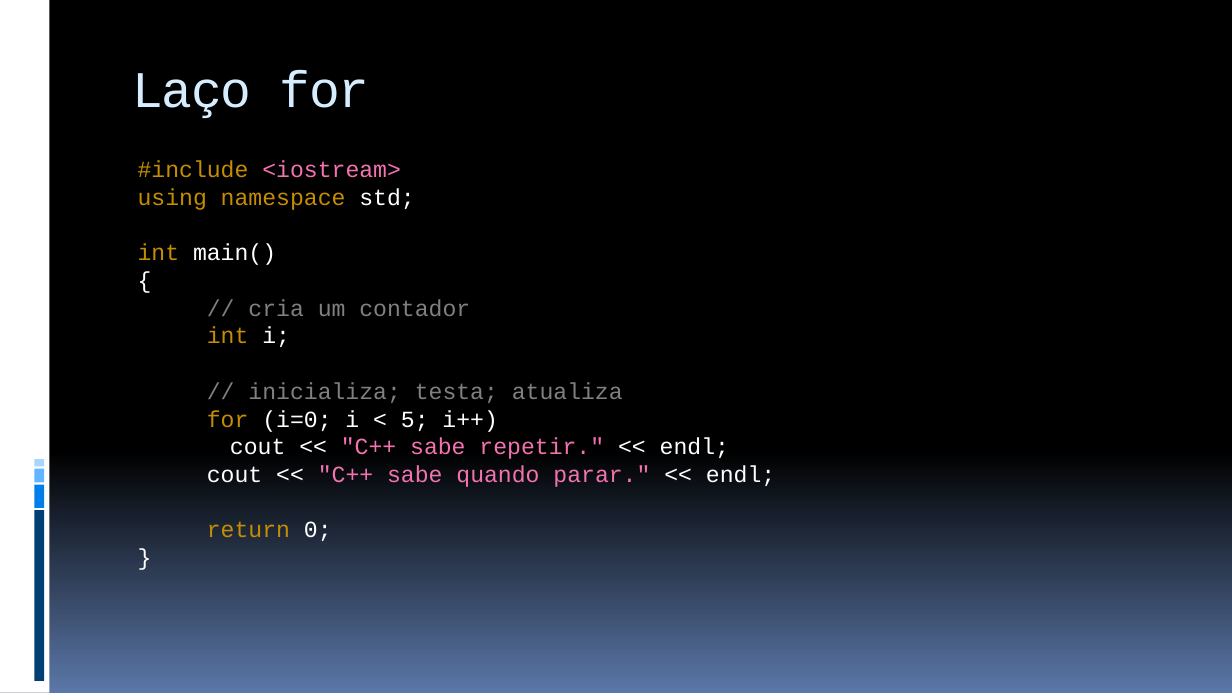
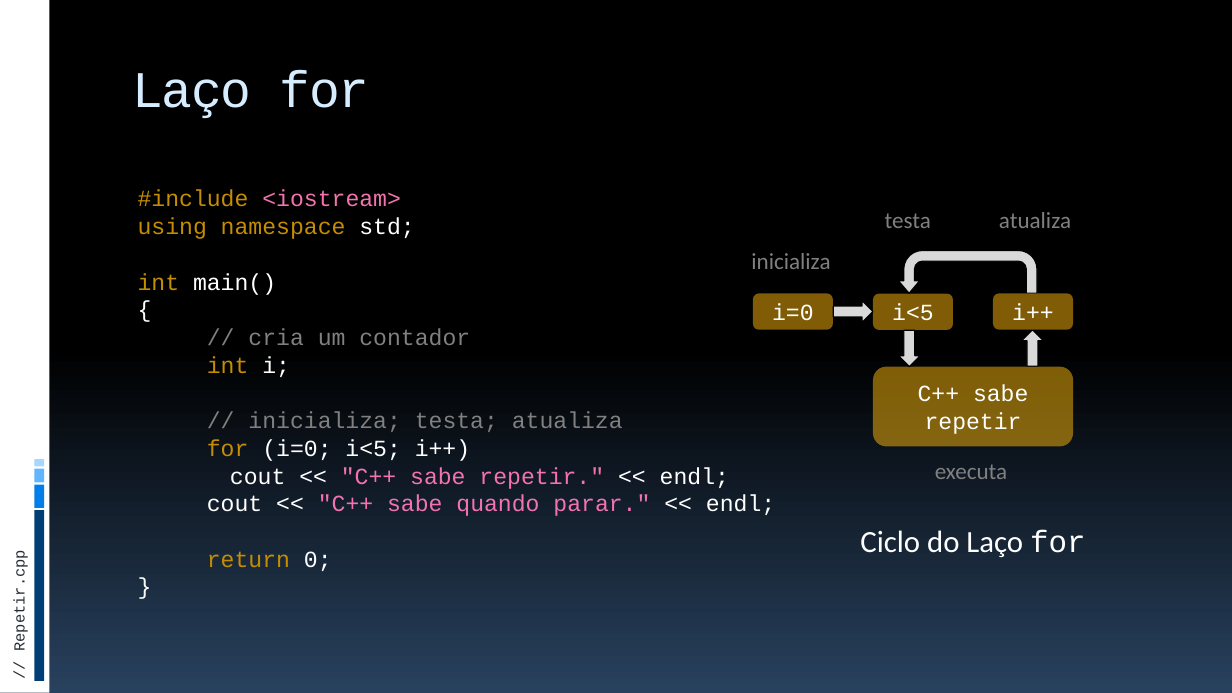
Before and after one commit to JudsonSS/ProgComp, a slide deck: slide 7 of Slides/16. Laço de Repetição For.pptx (slide 6 before the commit). Drawn at 1232x693 pixels with LibreOffice and Linux fonts; fonts in the diff are those of the drawing. Boxes give left, top, right and bottom in pixels: in the first picture for what was removed or moved away, otherwise in the second. Text is boxed around its words. In the diff, an @@ line names an element or a change of style, - is before the commit and + after.

```diff
--- a/Slides/16. Laço de Repetição For.pptx
+++ b/Slides/16. Laço de Repetição For.pptx
@@ background gradient #000000 to #5B77A8 to gradient #000000 to #28415E @@
@@ text "#include <iostream>": place and size @@
-text "#include <iostream>" at <box>138,160,775,541</box>
+text "#include <iostream>" at <box>138,190,775,571</box>
@@ text added at <box>885,213,931,228</box>, 18 pt, text #808080 @@
+testa
@@ text added at <box>999,212,1071,228</box>, 18 pt, text #808080 @@
+atualiza
@@ text added at <box>751,253,830,269</box>, 18 pt, text #808080 @@
+inicializa
@@ uturn arrow added at <box>898,250,1037,293</box>, fill #D9D9D9, outline #000000 0.94 pt @@
@@ rounded rectangle added at <box>753,293,834,329</box>, fill #FEB80A at 50% opacity, 18 pt, text #FFFFFF @@
+i=0
@@ rounded rectangle added at <box>873,294,954,330</box>, fill #FEB80A at 50% opacity, 18 pt, text #FFFFFF @@
+i<5
@@ rounded rectangle added at <box>994,293,1074,329</box>, fill #FEB80A at 50% opacity, 18 pt, text #FFFFFF @@
+i++
@@ right arrow added at <box>834,300,873,323</box>, fill #D9D9D9, outline #000000 0.94 pt @@
@@ right arrow added at <box>898,330,920,366</box>, fill #D9D9D9, outline #000000 0.94 pt @@
@@ right arrow added at <box>1022,330,1044,366</box>, fill #D9D9D9, outline #000000 0.94 pt @@
@@ rounded rectangle added at <box>873,367,1074,446</box>, fill #FEB80A at 50% opacity, 18 pt, text #FFFFFF @@
+C++ sabe repetir
@@ text at <box>207,439,470,461</box>: spaces changed @@
-for (i=0; i < 5; i++)
+for (i=0; i<5; i++)
@@ text added at <box>935,464,1007,479</box>, 18 pt, text #808080 @@
+executa
@@ text added at <box>860,529,1085,557</box>, 24 pt, text #FFFFFF @@
+Ciclo do Laço for
@@ text added at <box>12,560,29,649</box>, 12 pt, text #272D38 @@
+// Repetir.cpp
```
Also in this commit, not shown: 28 other slides changed, 1 slide added, 12 other files.
